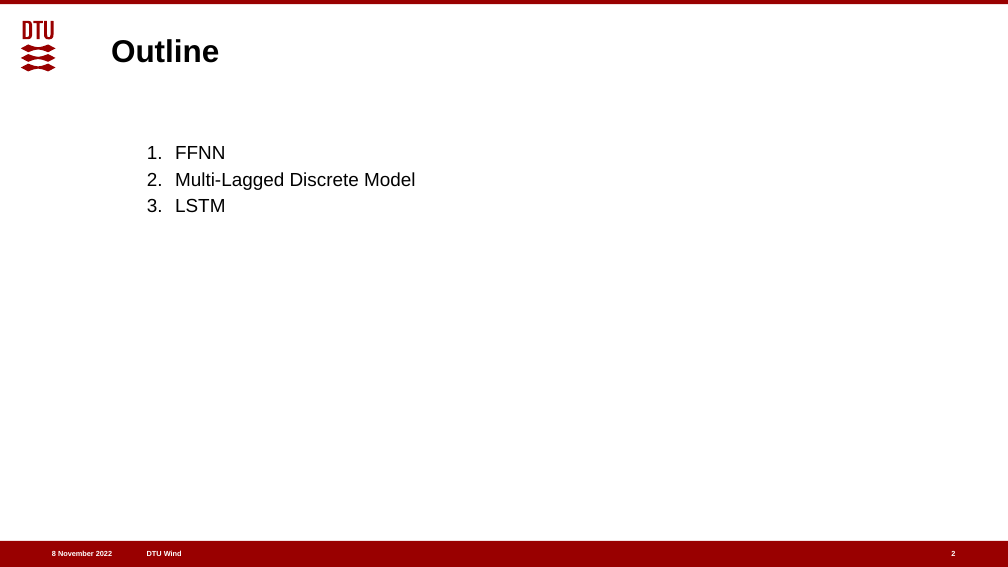
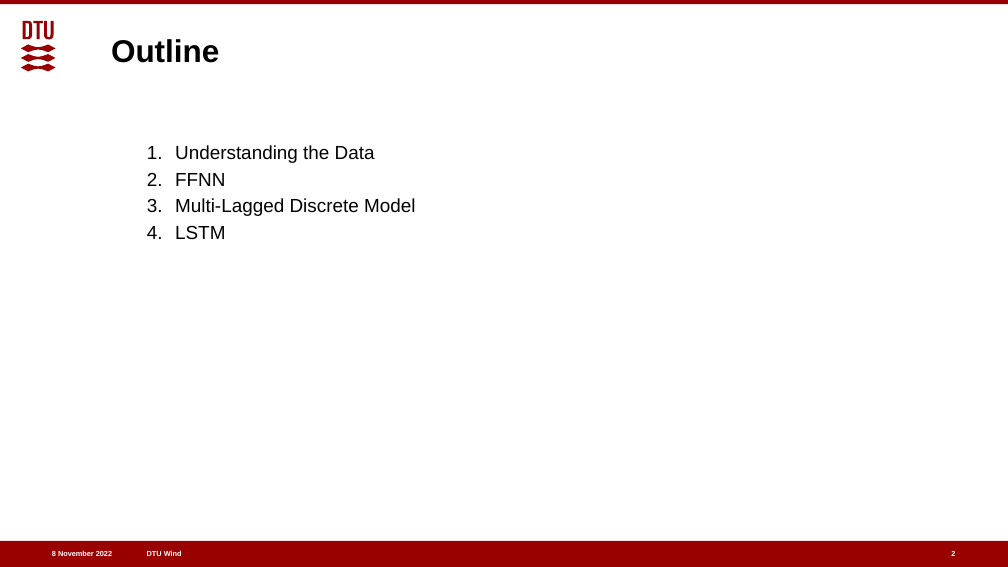
Before and after one commit to joramdevries/ProbabilisticMethods, a slide deck: slide 2 of Final_Project/FeedbackPresentation.pptx. Drawn at 1008x567 pixels with LibreOffice and Linux fonts; fonts in the diff are those of the drawing. Boxes give left, top, right and bottom in pixels: in the first picture for what was removed or moved away, otherwise in the second. Text is boxed around its words. In the diff, an @@ line names an element or a change of style, - is before the commit and + after.

```diff
--- a/Final_Project/FeedbackPresentation.pptx
+++ b/Final_Project/FeedbackPresentation.pptx
@@ text at <box>175,145,375,163</box>: paragraph added @@
+1. Understanding the Data
```
Also in this commit, not shown: 2 slides added, 2 other files.
